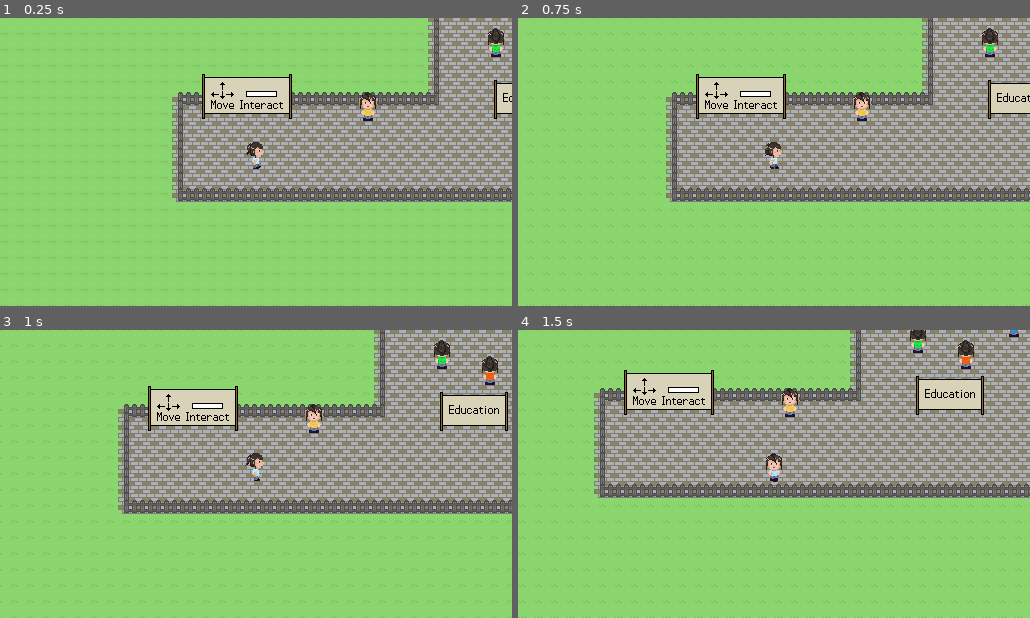
Above: before the commit, frames 1-4 (two rows, left to right).
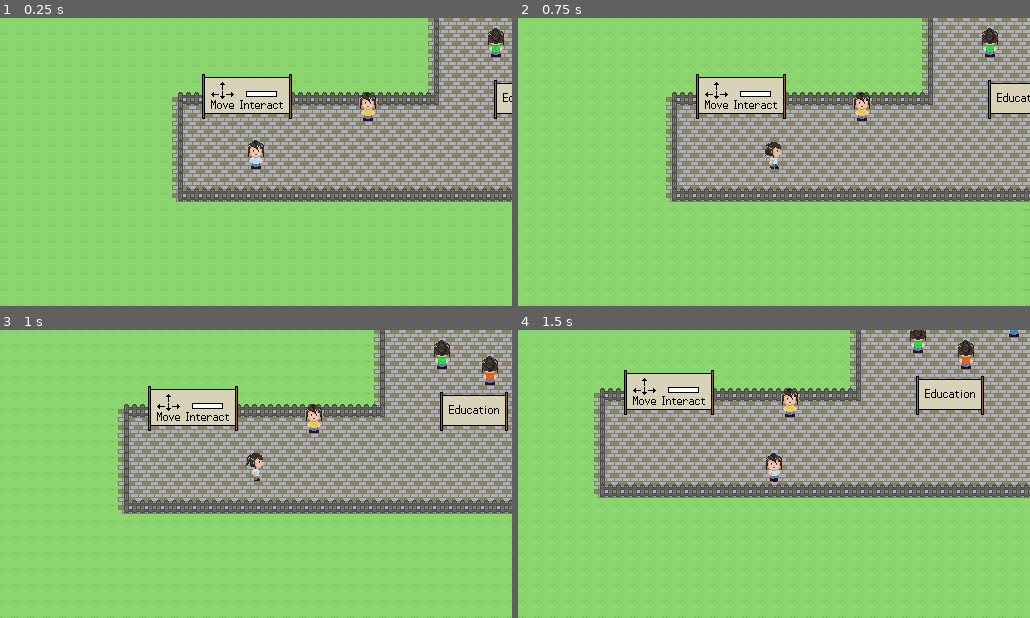
Above: after the commit, the same moments.

Repository: KevinSum/rpgCV
Game: Godot game, scene res://interactiveCV.tscn
Same seed, same stepped clock (60 frames per second), same inputs: the game is played once before the commit and once after it.
Inputs:
- Up to frame 1 (0.25 s): no input
- Up to frame 2 (0.75 s): tap Enter at 0.5 s; hold Right (ui_right) from 0.53 s (still down)
- Up to frame 3 (1 s): keep holding Right (ui_right)
- Up to frame 4 (1.5 s): release Right (ui_right) at 1.28 s; hold Down (ui_down) from 1.28 s (still down)

The runs differ from the first frame. In frame 1, 0.2% of the frame differs, in the area x 48-52%, y 42-53%; in frame 2, nothing differs; in frame 3, nothing differs; in frame 4, nothing differs.

Commit message:
Added icon. Changed starting frame of player.

Diff:
--- a/Player.tscn
+++ b/Player.tscn
@@ -87,7 +87,7 @@
 texture = ExtResource( 1 )
 vframes = 6
 hframes = 6
-frame = 3
+frame = 24
 
 [node name="CollisionShape2D" type="CollisionShape2D" parent="."]
 position = Vector2( 8, 8 )
--- a/project.godot
+++ b/project.godot
@@ -17,7 +17,7 @@
 
 config/name="CV"
 run/main_scene="res://interactiveCV.tscn"
-config/icon="res://icon.png"
+config/icon="res://assets/Icon.png"
 
 [display]
 
Binary file added: assets/Icon.png
Not shown, added: assets/Icon.png.import
